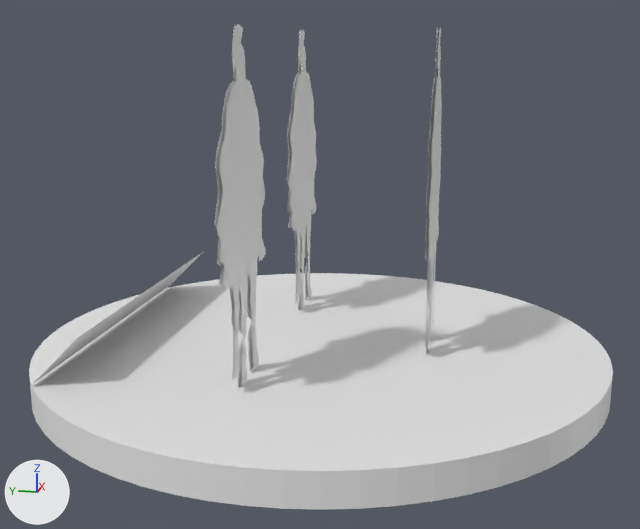
Renders of the OBJ model assets/tts/zama-r2/hannibal-army.obj from each side of a commit.
Before and after are seen from a camera (50 mm lens) standing at (-4.47, -0.89, 1.71) and looking at (-0.07, -0.01, 0.61). Arrows for +X, +Y and +Z are at lower left; the lights stay in place. The picture after the commit comes second. Where no turn or scale is listed for an object, it has been applied to the vertices. Vertices at exactly the same position are counted once.

Objects in the first picture: 'hannibal-army'.
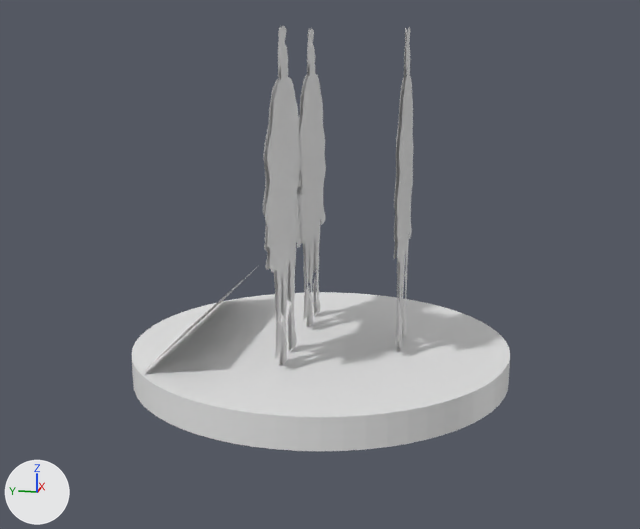
Changed parts and their boxes (x1, y1, x2, y2) in the pictures (640 x 529 px; the box of a moved part takes in the faces that stretch with it):
```json
{"object": "hannibal-army", "change": "reshaped", "before": [29, 24, 613, 510], "after": [132, 26, 510, 451], "on screen": "35% narrower, 13% shorter"}
{"part": 1, "of": "me_hannibal_army", "change": "moved or reshaped", "before": [29, 273, 613, 510], "after": [132, 292, 510, 451]}
{"part": 2, "of": "me_hannibal_army", "change": "moved or reshaped", "before": [428, 27, 442, 353], "after": [397, 27, 414, 352]}
{"part": 3, "of": "me_hannibal_army", "change": "moved or reshaped", "before": [217, 24, 266, 387], "after": [265, 26, 303, 366]}
{"part": 4, "of": "me_hannibal_army", "change": "moved or reshaped", "before": [288, 30, 317, 310], "after": [297, 29, 326, 327]}
{"part": 5, "of": "me_hannibal_army", "change": "moved or reshaped", "before": [425, 28, 438, 352], "after": [394, 28, 407, 351]}
{"part": 6, "of": "me_hannibal_army", "change": "moved or reshaped", "before": [215, 25, 259, 388], "after": [263, 28, 297, 365]}
{"part": 7, "of": "me_hannibal_army", "change": "moved or reshaped", "before": [286, 30, 308, 310], "after": [299, 29, 321, 327]}
{"part": 8, "of": "me_hannibal_army", "change": "moved or reshaped", "before": [33, 251, 204, 384], "after": [145, 267, 257, 371]}
```

The change, as JSON lines over the scene's bpy script:
```json
{"block": "me_hannibal_army", "where": "# used by ob_hannibal_army; location = (0.0, 0.0, 0.0)"}
{"op": "remove", "block": "me_hannibal_army", "code": "me_hannibal_army.from_pydata(...)  # 2933 vertices, 3045 faces; spans x -1.5..1.5, y -1.5..1.5, z 0.0..1.8"}
{"op": "add", "block": "me_hannibal_army", "code": "me_hannibal_army.from_pydata(...)  # 2933 vertices, 3045 faces; spans x -1.0..1.0, y -1.0..1.0, z 0.0..1.8"}
{"block": "me_hannibal_army", "change": "me_hannibal_army part 1: the loose piece of 130 vertices spanning x -1.5..1.5, y -1.5..1.5, z 0.0..0.16 is scaled about its middle by (0.667, 0.667, 1)"}
{"block": "me_hannibal_army", "change": "me_hannibal_army part 2: the loose piece of 473 vertices spanning x -0.39..0.39, y -0.59, z 0.16..1.8 is moved by (0.0, 0.15, 0.0)"}
{"block": "me_hannibal_army", "change": "me_hannibal_army part 3: the loose piece of 473 vertices spanning x -1.03..-0.25, y 0.23, z 0.16..1.8 is moved by (0.32, -0.12, 0.0)"}
{"block": "me_hannibal_army", "change": "me_hannibal_army part 4: the loose piece of 473 vertices spanning x 0.25..1.03, y 0.23, z 0.16..1.8 is moved by (-0.32, -0.12, 0.0)"}
{"block": "me_hannibal_army", "change": "me_hannibal_army part 5: the loose piece of 460 vertices spanning x -0.37..0.37, y -0.57, z 0.16..1.8 is moved by (0.0, 0.15, 0.0)"}
{"block": "me_hannibal_army", "change": "me_hannibal_army part 6: the loose piece of 460 vertices spanning x -1.01..-0.27, y 0.25, z 0.16..1.8 is moved by (0.32, -0.12, 0.0)"}
{"block": "me_hannibal_army", "change": "me_hannibal_army part 7: the loose piece of 460 vertices spanning x 0.27..1.01, y 0.25, z 0.16..1.8 is moved by (-0.32, -0.12, 0.0)"}
{"block": "me_hannibal_army", "change": "me_hannibal_army part 8"}
{"op": "set", "path": "me_hannibal_army.vertices[130].co", "old": "(0.9, 1.2, 0.17)", "new": "(0.65, 0.75, 0.17)", "note": "pixel (169, 286) -> pixel (223, 299)"}
{"op": "set", "path": "me_hannibal_army.vertices[131].co", "old": "(-0.9, 1.2, 0.17)", "new": "(-0.65, 0.75, 0.17)", "note": "pixel (31, 384) -> pixel (143, 372)"}
{"op": "set", "path": "me_hannibal_army.vertices[132].co", "old": "(-0.9, 0.95, 0.42)", "new": "(-0.65, 0.5, 0.42)", "note": "pixel (78, 337) -> not seen"}
{"op": "set", "path": "me_hannibal_army.vertices[133].co", "old": "(0.9, 0.95, 0.42)", "new": "(0.65, 0.5, 0.42)", "note": "pixel (204, 250) -> not seen"}
```
